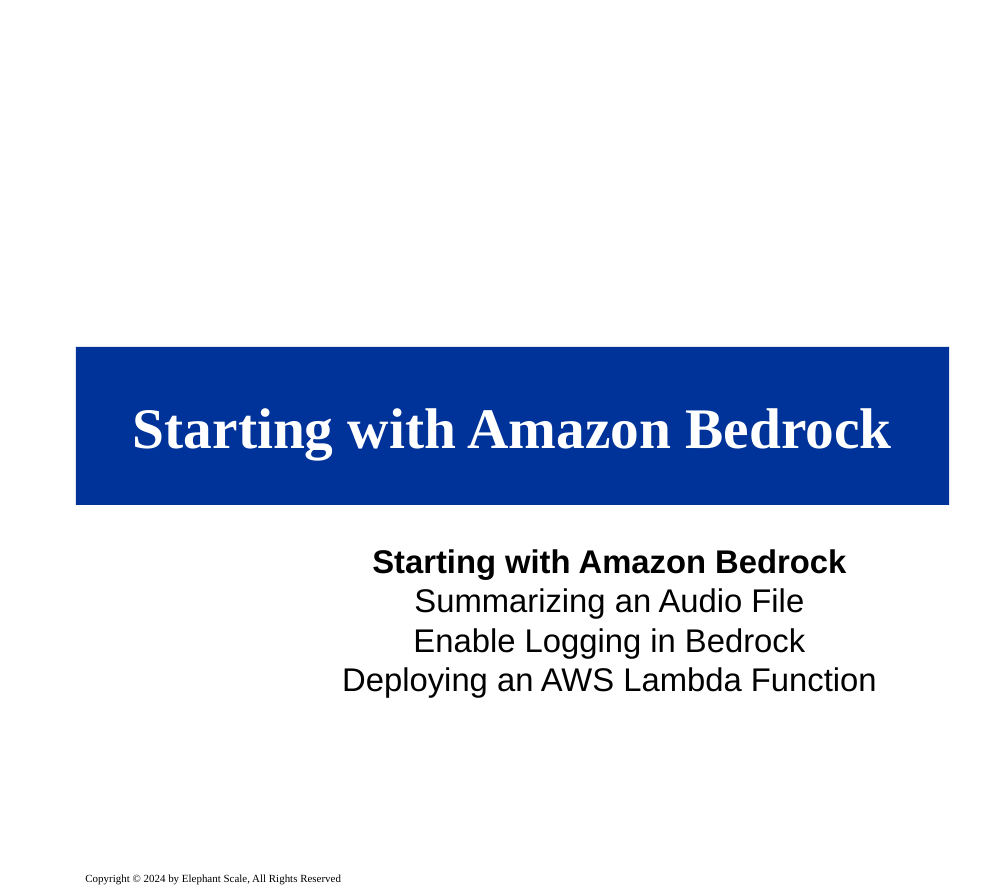
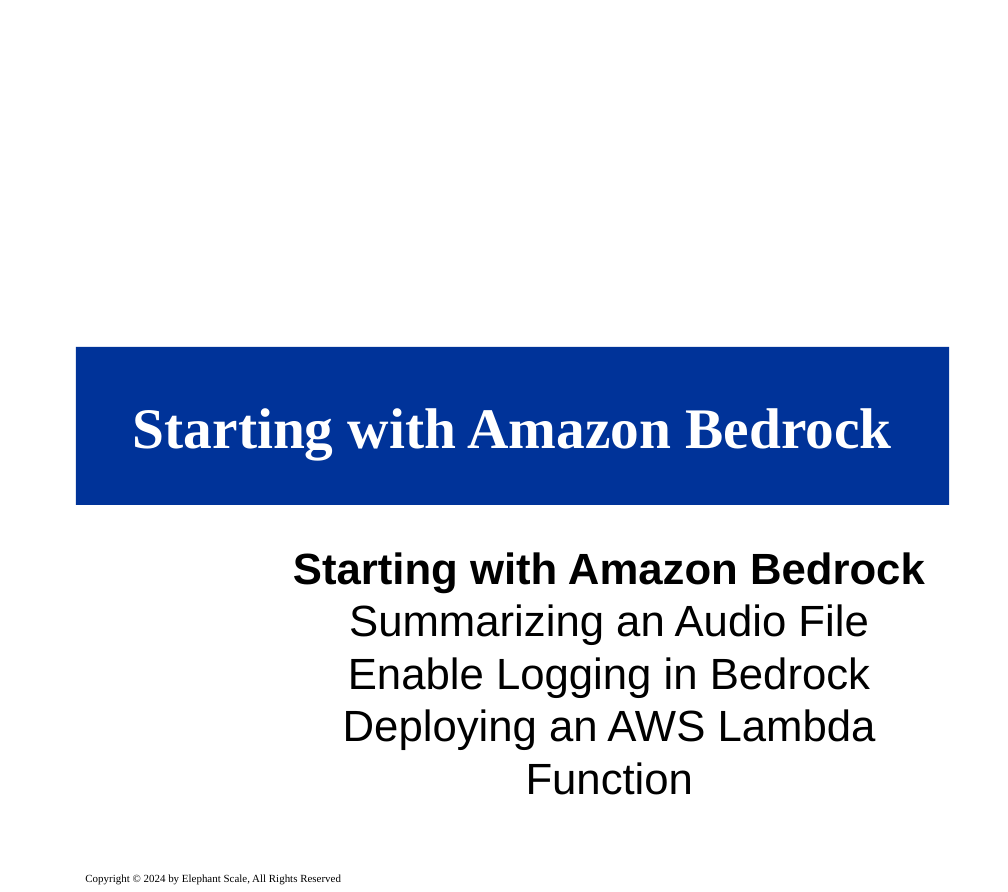
Before and after one commit to elephantscale/es-training-new, a slide deck: slide 2 of building-ai-applications/ready/07__ServerlessLLMBedrock.pptx. Drawn at 1008x892 pixels with LibreOffice and Linux fonts; fonts in the diff are those of the drawing; background and template pictures are left out. Boxes give left, top, right and bottom in pixels: in the first picture for what was removed or moved away, otherwise in the second. Text is boxed around its words. In the diff, an @@ line names an element or a change of style, - is before the commit and + after.

```diff
--- a/building-ai-applications/ready/07__ServerlessLLMBedrock.pptx
+++ b/building-ai-applications/ready/07__ServerlessLLMBedrock.pptx
@@ subtitle "Starting with Amazon Bedrock Summarizing ..." at bbox=[293, 552, 925, 795]: size 24 to 32 pt; more space between paragraphs @@
```
Also in this commit, not shown: 13 other slides changed, 5 other files.
